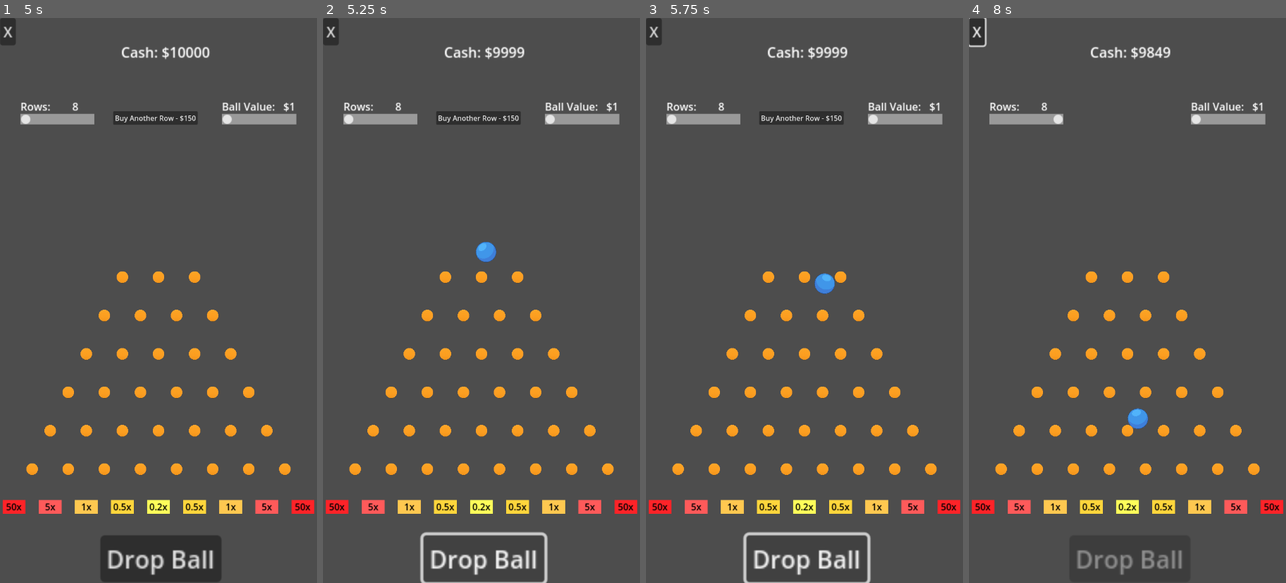
Above: before the commit, frames 1-4 (left to right).
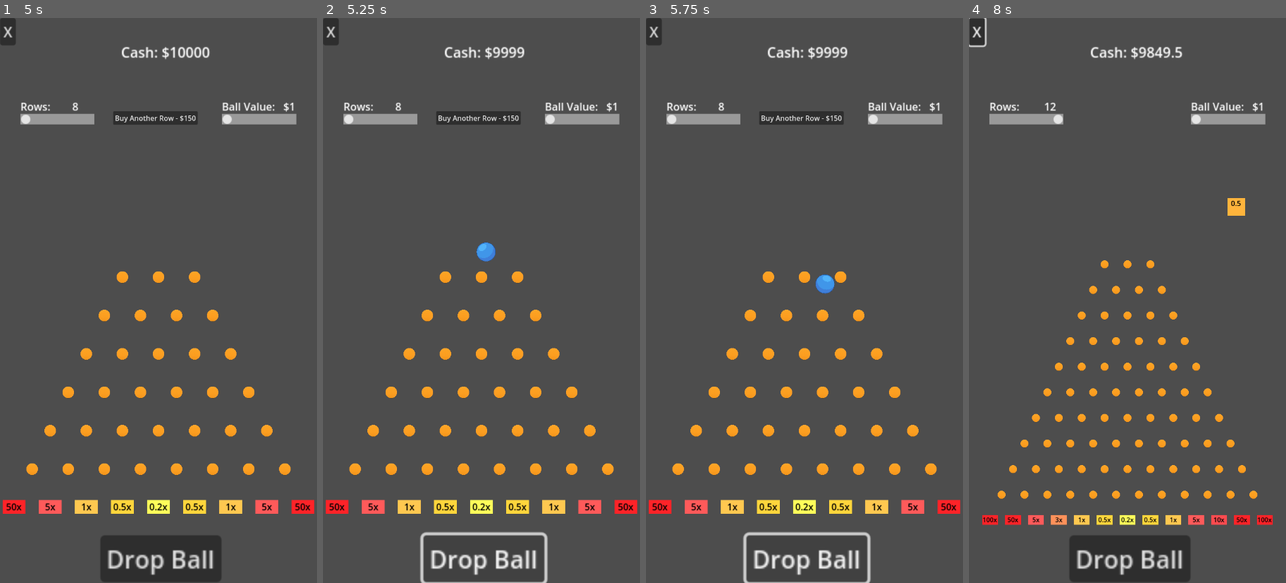
Above: after the commit, the same moments.

Repository: Burns3y/Plinko-Empire
Game: Godot game, scene res://menu.tscn
The game is run twice, just before and just after one commit, with the same random seed, the same clock (stepped at 60 frames per second) and the same inputs.
Inputs (mouse positions are in pixels of both pictures, inside the frame that each line leads up to):
- Up to frame 1 (5 s): click "Start" at 0.5 s; tap Enter at 1.25, 2.75, 4.25 s; move the mouse to (228, 272) at 1.27 s; click (228, 272) at 1.35 s; tap Space at 2, 3.5 s; drag from (95, 328) to (142, 413) at 2.02 s; move the mouse to (190, 176) at 2.77 s; click (190, 176) at 2.85 s; drag from (142, 413) to (63, 215) at 3.52 s; move the mouse to (253, 385) at 4.27 s; hold Down (ui_down) from 4.28 s (still down); click (253, 385) at 4.35 s
- Up to frame 2 (5.25 s): release Down (ui_down) at 5 s; click "Drop Ball" at 5 s
- Up to frame 3 (5.75 s): no input
- Up to frame 4 (8 s): click "Buy Another Row - $150" at 5.75 s; click "X" at 6.5 s; drag from (1032, 215) to (1200, 503) at 7.27 s

Frame 1 is identical in both runs. In frame 2, less than 0.1% of the frame differs, in the area x 48-55%, y 39-44%; in frame 3, less than 0.1%; in frame 4, 7.6%, in the area x 0-100%, y 5-99%.

Commit message:
Actually fixed ball bounce - smaller balls

Diff:
--- a/Scenes/Plinko/plinko.gd
+++ b/Scenes/Plinko/plinko.gd
@@ -44,7 +44,7 @@
 		# Rescaling ball (only works if you rescale children)
 		for child in new_ball.get_children():
 			if child is CollisionShape2D or child is Sprite2D:
-				child.scale *= Vector2(pin_scale*0.16, pin_scale*0.16)
+				child.scale *= Vector2(pin_scale*0.15, pin_scale*0.15)
 
 		new_ball.name = "Ball"
 
@@ -94,7 +94,7 @@
 		7: [fiftyMultiplier, fiveMultiplier, threeMultiplier, zeroPointFiveMultiplier, zeroPointTwoMultiplier, zeroPointTwoMultiplier, zeroPointFiveMultiplier, threeMultiplier, fiveMultiplier, fiftyMultiplier],
 		8: [fiftyMultiplier, fiveMultiplier, threeMultiplier, oneMultiplier, oneMultiplier, zeroPointTwoMultiplier, zeroPointTwoMultiplier, oneMultiplier, oneMultiplier, threeMultiplier, fiveMultiplier, fiftyMultiplier],
 		9: [hundredMultiplier, tenMultiplier, fiveMultiplier, oneMultiplier, zeroPointFiveMultiplier, zeroPointTwoMultiplier, zeroPointTwoMultiplier, zeroPointFiveMultiplier, oneMultiplier, threeMultiplier, tenMultiplier, hundredMultiplier],
-		10: [hundredMultiplier, fiftyMultiplier, fiveMultiplier, threeMultiplier, zeroPointFiveMultiplier, zeroPointTwoMultiplier, zeroPointTwoMultiplier, zeroPointTwoMultiplier, zeroPointFiveMultiplier, threeMultiplier, fiveMultiplier, fiftyMultiplier, hundredMultiplier]
+		10: [hundredMultiplier, fiftyMultiplier, tenMultiplier, fiveMultiplier, oneMultiplier, zeroPointFiveMultiplier, zeroPointTwoMultiplier, zeroPointFiveMultiplier, oneMultiplier, threeMultiplier, fiveMultiplier, fiftyMultiplier, hundredMultiplier]
 	}
 
 	# Getting distribution
--- a/Scenes/Plinko/plinko_ball.gd
+++ b/Scenes/Plinko/plinko_ball.gd
@@ -10,8 +10,8 @@
 		$".".physics_material_override.bounce = 0.45
 
 	else:
-		$".".physics_material_override.bounce = 0.32
-		$".".physics_material_override.bounce += randf_range(-5, 0.1)
+		$".".physics_material_override.bounce = 0.33
+		$".".physics_material_override.bounce += randf_range(-0.15, 0.05)
 
 
 # Called every frame. 'delta' is the elapsed time since the previous frame.
--- a/Scenes/Plinko/plinko_ball.tscn
+++ b/Scenes/Plinko/plinko_ball.tscn
@@ -5,7 +5,7 @@
 
 [sub_resource type="PhysicsMaterial" id="PhysicsMaterial_g17v8"]
 friction = 0.1
-bounce = 0.35
+bounce = 1.0
 
 [sub_resource type="CircleShape2D" id="CircleShape2D_h6ukh"]
 radius = 55.581
Not shown: 1 places in Scenes/map.tscn that only renumber resources
